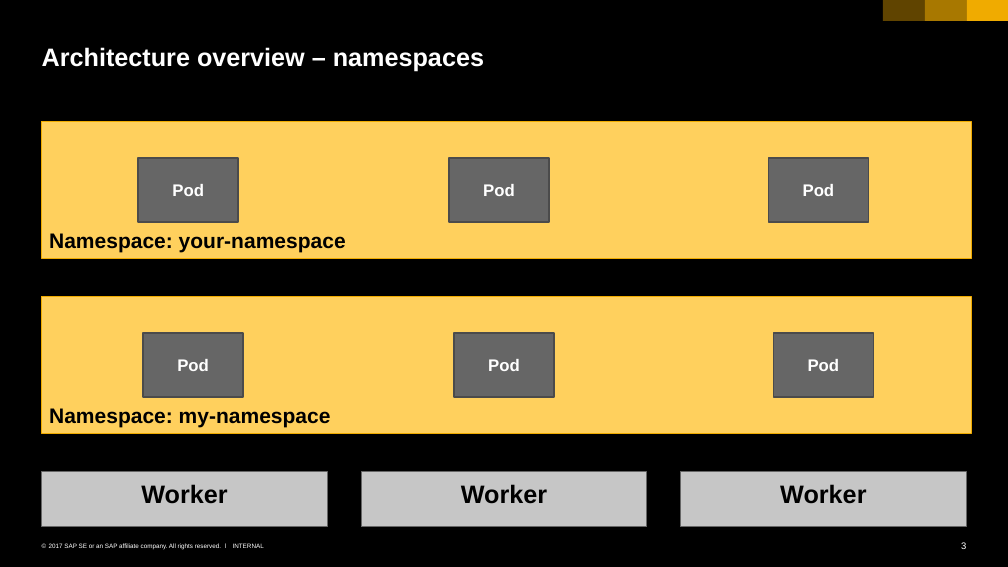
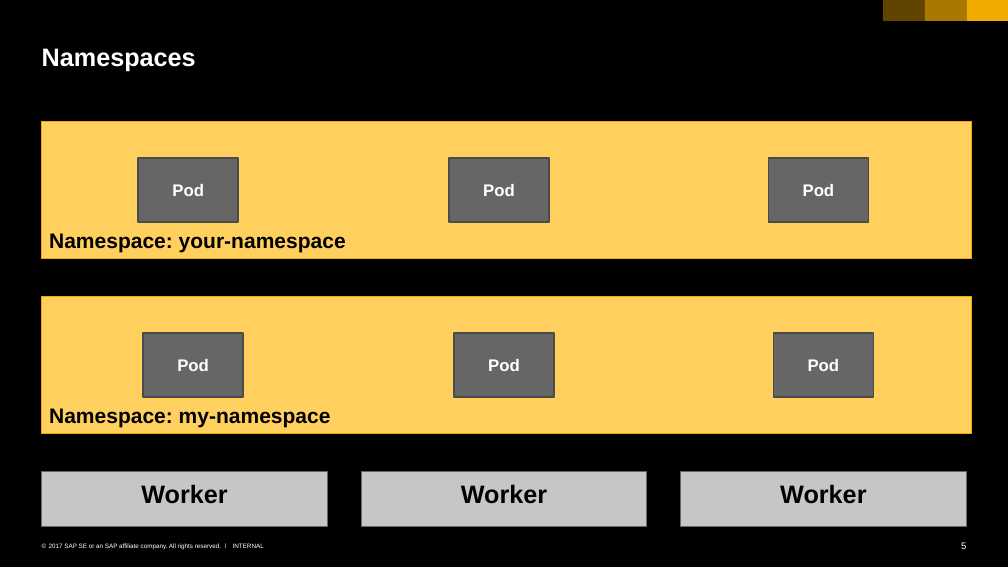
Before and after one commit to cuijiyao01/docker-k8s-training, a slide deck: slide 5 of kubernetes/02_namespaces_pods.pptx (slide 3 before the commit). Drawn at 1008x567 pixels with LibreOffice and Linux fonts; fonts in the diff are those of the drawing. Boxes give left, top, right and bottom in pixels: in the first picture for what was removed or moved away, otherwise in the second. Text is boxed around its words. In the diff, an @@ line names an element or a change of style, - is before the commit and + after.

```diff
--- a/kubernetes/02_namespaces_pods.pptx
+++ b/kubernetes/02_namespaces_pods.pptx
@@ title at [42, 48, 196, 72]: text changed @@
-Architecture overview – namespaces
+Namespaces
```
Also in this commit, not shown: 2 other slides changed, 1 slide removed.
